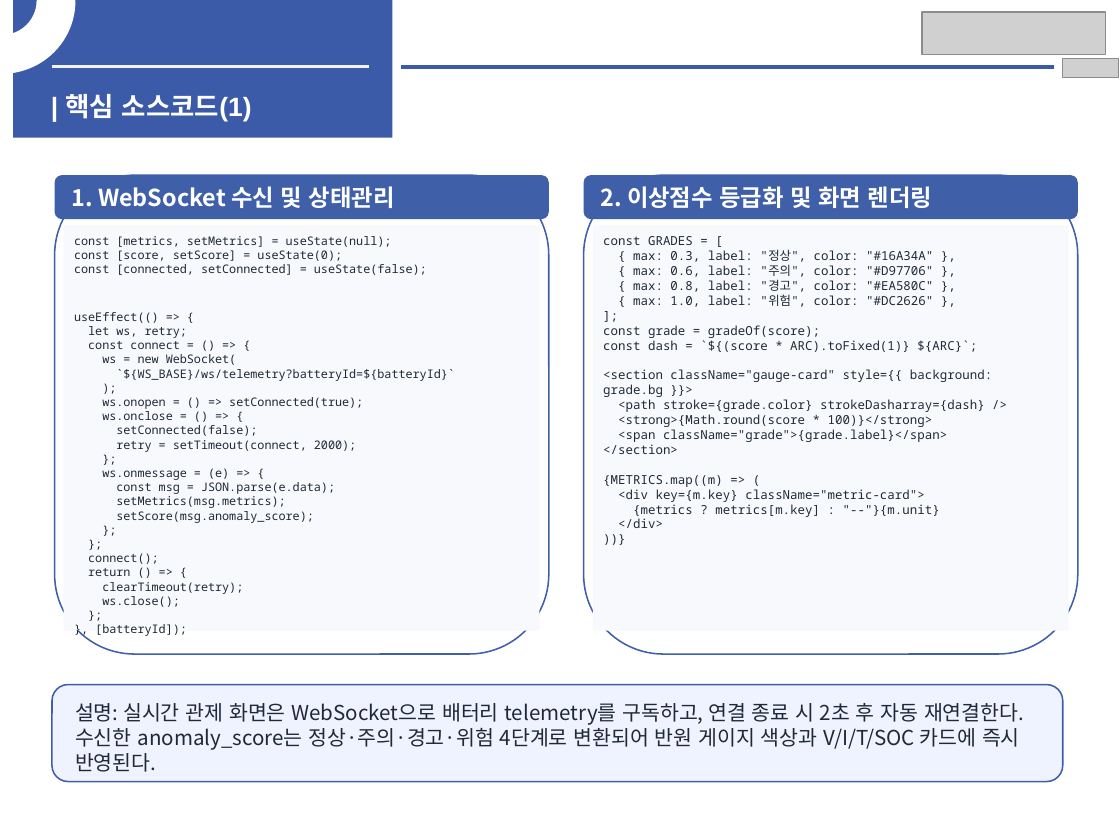
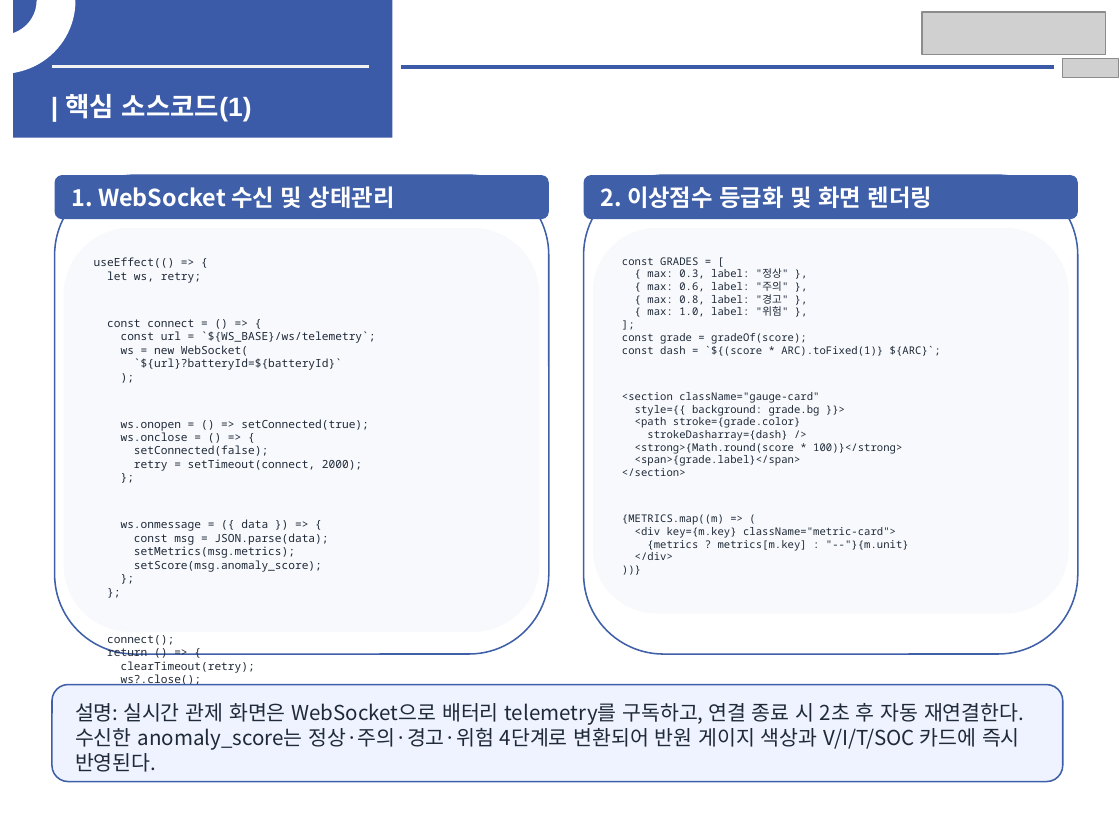
Before and after one commit to ricky30825-creator/BMS, a slide deck: slide 53 of 설계 산출물/중간 보고서.pptx. Drawn at 1120x840 pixels with LibreOffice and Linux fonts; fonts in the diff are those of the drawing; grey boxes stand for pictures. Boxes give left, top, right and bottom in pixels: in the first picture for what was removed or moved away, otherwise in the second. Text is boxed around its words. In the diff, an @@ line names an element or a change of style, - is before the commit and + after.

Commit message:
Keep slide 53 code inside rounded boxes

```diff
--- a/설계 산출물/중간 보고서.pptx
+++ b/설계 산출물/중간 보고서.pptx
@@ rounded rectangle "useEffect(() => {" at (x1=64, y1=227, x2=540, y2=632): rectangle to rounded rectangle @@
@@ text in rounded rectangle at (x1=74, y1=236, x2=427, y2=275): paragraphs removed @@
-const [metrics, setMetrics] = useState(null);
-const [score, setScore] = useState(0);
-const [connected, setConnected] = useState(false);
@@ rounded rectangle "const GRADES = [" resized from (x1=592, y1=225, x2=1068, y2=631) to (x1=592, y1=227, x2=1068, y2=613) @@
@@ rounded rectangle "const GRADES = [" at (x1=592, y1=227, x2=1068, y2=613): rectangle to rounded rectangle @@
@@ text in rounded rectangle at (x1=94, y1=257, x2=369, y2=713): size 7.6 to 7.2 pt in "useEffect(() => {", "let ws, retry;", "const connect = () => {", "ws = new WebSocket(" and 15 more places @@
@@ text in rounded rectangle at (x1=622, y1=257, x2=941, y2=560): size 8 to 6.8 pt in "const GRADES = [", "];", "const grade = gradeOf(score);", "const dash = `${(score * ARC).toFixed(1)} ${ARC}`;" and 7 more places @@
@@ text in rounded rectangle at (x1=647, y1=268, x2=789, y2=317): text changed; size 8 to 6.8 pt @@
-{ max: 0.3, label: "정상", color: "#16A34A" },
-{ max: 0.6, label: "주의", color: "#D97706" },
-{ max: 0.8, label: "경고", color: "#EA580C" },
-{ max: 1.0, label: "위험", color: "#DC2626" },
+{ max: 0.3, label: "정상" },
+{ max: 0.6, label: "주의" },
+{ max: 0.8, label: "경고" },
+{ max: 1.0, label: "위험" },
@@ text in rounded rectangle at (x1=121, y1=331, x2=375, y2=343): paragraph added @@
+const url = `${WS_BASE}/ws/telemetry`;
@@ text in rounded rectangle at (x1=134, y1=358, x2=342, y2=370): text changed; size 7.6 to 7.2 pt @@
-`${WS_BASE}/ws/telemetry?batteryId=${batteryId}`
+`${url}?batteryId=${batteryId}`
@@ text in rounded rectangle at (x1=622, y1=392, x2=820, y2=441): text changed; size 8 to 6.8 pt @@
-<section className="gauge-card" style={{ background: grade.bg }}>
-<path stroke={grade.color} strokeDasharray={dash} />
+<section className="gauge-card"
+style={{ background: grade.bg }}>
+<path stroke={grade.color}
+strokeDasharray={dash} />
@@ text in rounded rectangle at (x1=635, y1=455, x2=801, y2=466): text changed; size 8 to 6.8 pt @@
-<span className="grade">{grade.label}</span>
+<span>{grade.label}</span>
@@ text in rounded rectangle at (x1=121, y1=519, x2=329, y2=545): text changed; size 7.6 to 7.2 pt @@
-ws.onmessage = (e) => {
-const msg = JSON.parse(e.data);
+ws.onmessage = ({ data }) => {
+const msg = JSON.parse(data);
@@ text in rounded rectangle at (x1=121, y1=674, x2=202, y2=686): text changed; size 7.6 to 7.2 pt @@
-ws.close();
+ws?.close();
```
